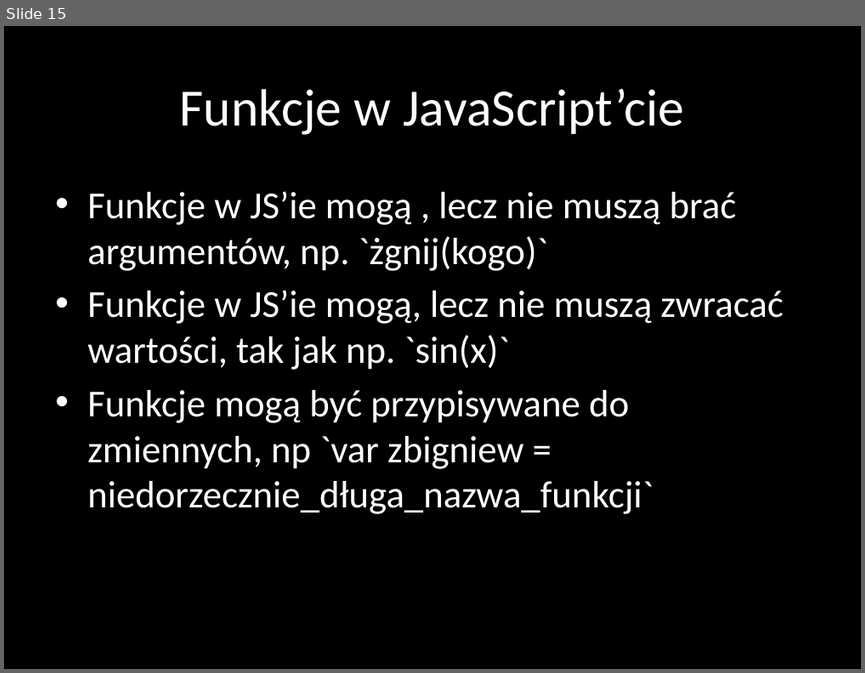
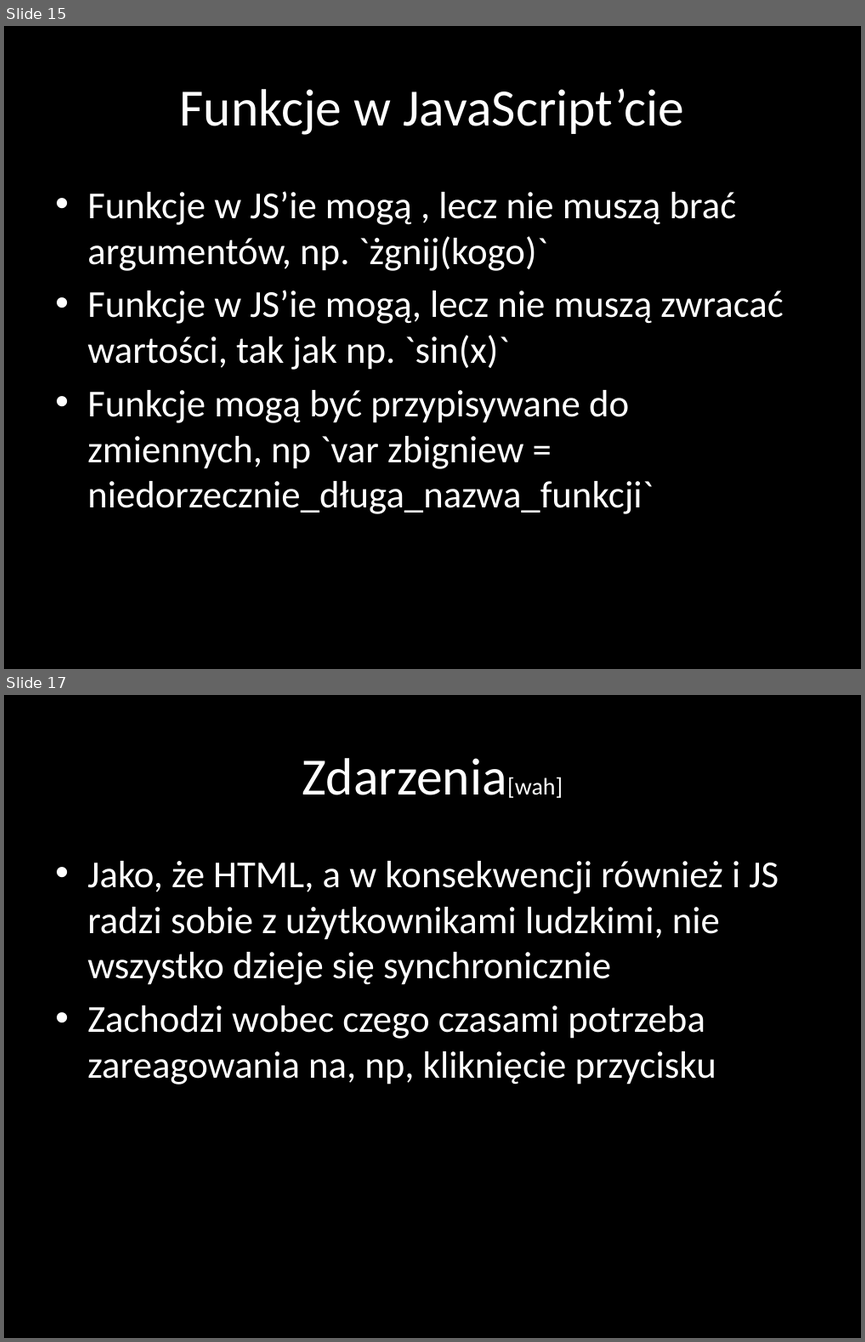
Before and after one commit to nabijaczleweli/UniwersytetDzieci-Google-2015-prezentacja, a slide deck: prezentacja/JavaScript.pptx. Shown one above the other, each under a label of ours: slide 15 before the commit, slides 15 and 17 after it; the slides between them are not shown. The pictures are 865x673 and 865x1342 pixels, drawn with LibreOffice and Linux fonts; fonts in the diff are those of the drawing. Boxes give left, top, right and bottom in pixels: in the first picture for what was removed or moved away, otherwise in the second. Text is boxed around its words. In the diff, an @@ line names an element or a change of style, - is before the commit and + after.

```diff
--- a/prezentacja/JavaScript.pptx
+++ b/prezentacja/JavaScript.pptx
@@ slide 17 added at bbox=[4, 695, 861, 1338], background #000000 @@
@@ title added at bbox=[302, 758, 562, 798], 44 pt, text #FFFFFF @@
+Zdarzenia[wah]
@@ text added at bbox=[87, 861, 778, 1084], 32 pt, text #FFFFFF @@
+• Jako, że HTML, a w konsekwencji również i JS radzi sobie z użytkownikami ludzkimi, nie wszystko dzieje się synchronicznie
+• Zachodzi wobec czego czasami potrzeba zareagowania na, np, kliknięcie przycisku
```
Also in this commit, not shown: 5 other slides added, 7 other files.
